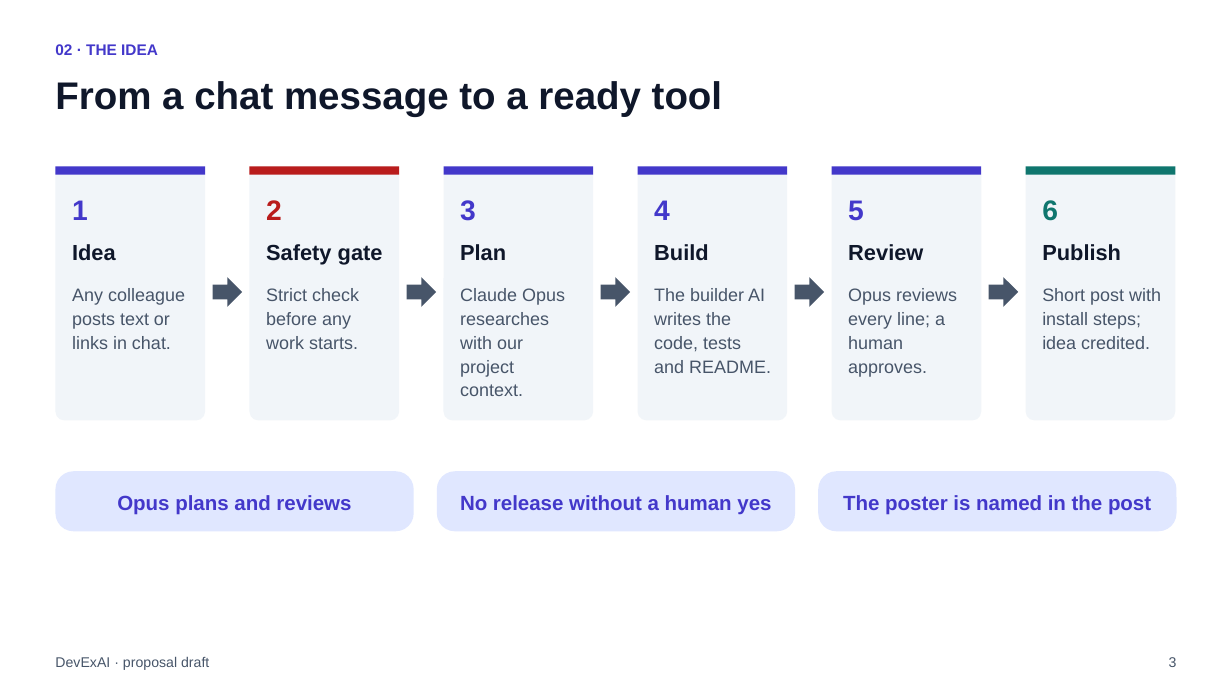
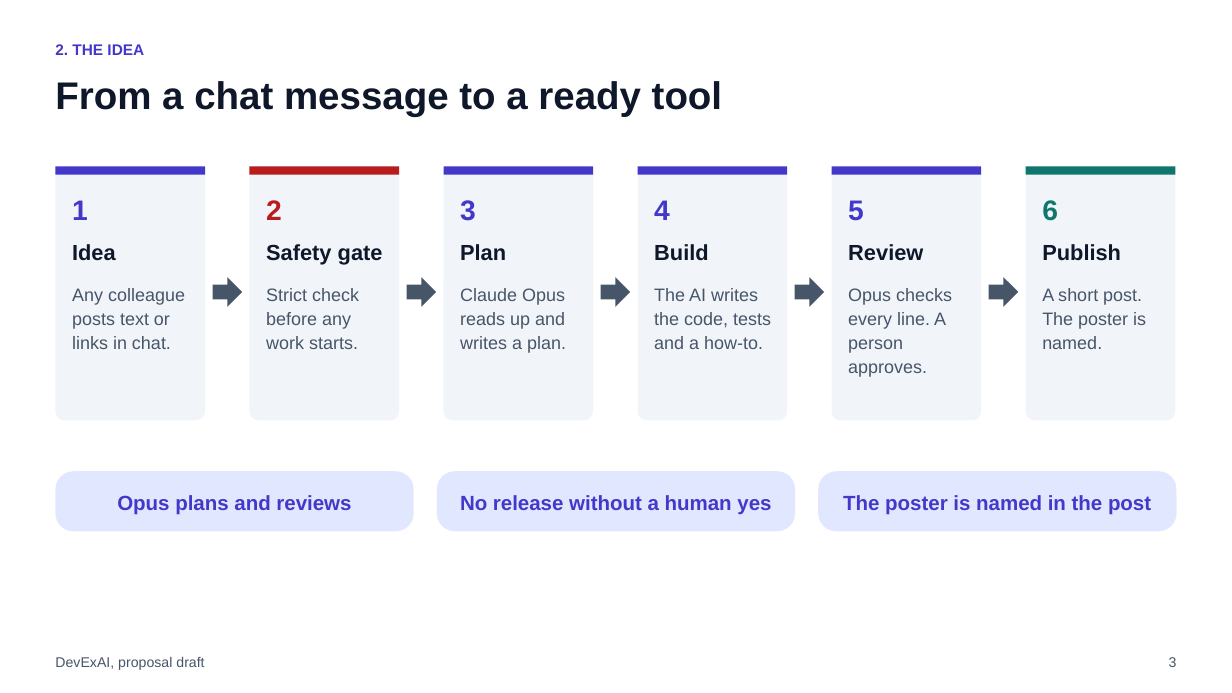
Before and after one commit to raghavsatyadev/DevExAI, a slide deck: slide 3 of DevExAI.pptx. Drawn at 1232x693 pixels with LibreOffice and Linux fonts; fonts in the diff are those of the drawing. Boxes give left, top, right and bottom in pixels: in the first picture for what was removed or moved away, otherwise in the second. Text is boxed around its words. In the diff, an @@ line names an element or a change of style, - is before the commit and + after.

```diff
--- a/DevExAI.pptx
+++ b/DevExAI.pptx
@@ text at box(55, 44, 144, 55): text changed @@
-02 · THE IDEA
+2. THE IDEA
@@ text at box(460, 288, 566, 353): text changed @@
-Claude Opus researches with our project context.
+Claude Opus reads up and writes a plan.
@@ text at box(654, 288, 771, 349): text changed @@
-The builder AI writes the code, tests and README.
+The AI writes the code, tests and a how-to.
@@ text at box(848, 288, 952, 377): text changed @@
-Opus reviews every line; a human approves.
+Opus checks every line. A person approves.
@@ text at box(1042, 288, 1146, 349): text changed @@
-Short post with install steps; idea credited.
+A short post. The poster is named.
@@ text at box(55, 656, 204, 670): text changed @@
-DevExAI · proposal draft
+DevExAI, proposal draft
```
Also in this commit, not shown: 18 other slides changed, 3 other files.
